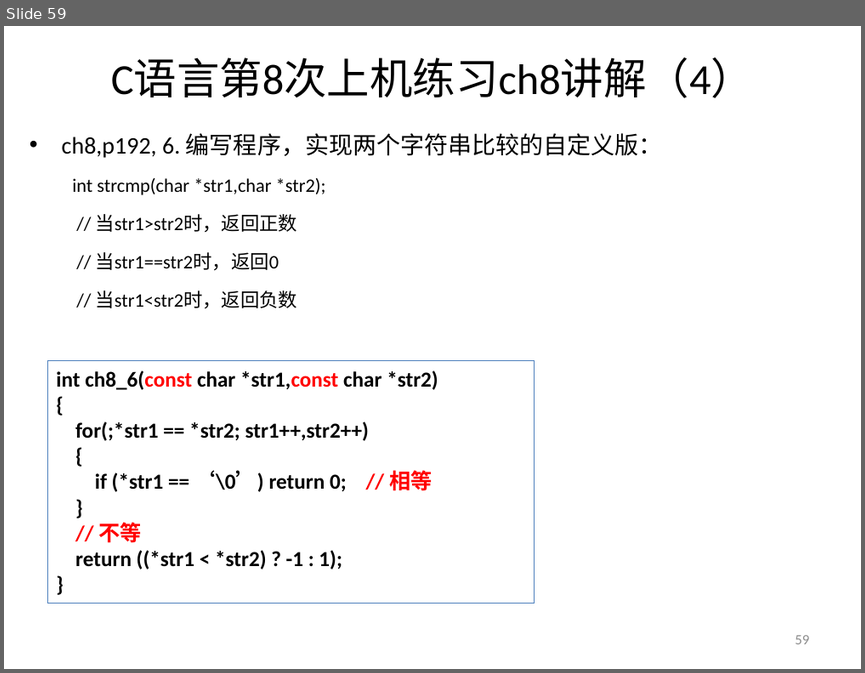
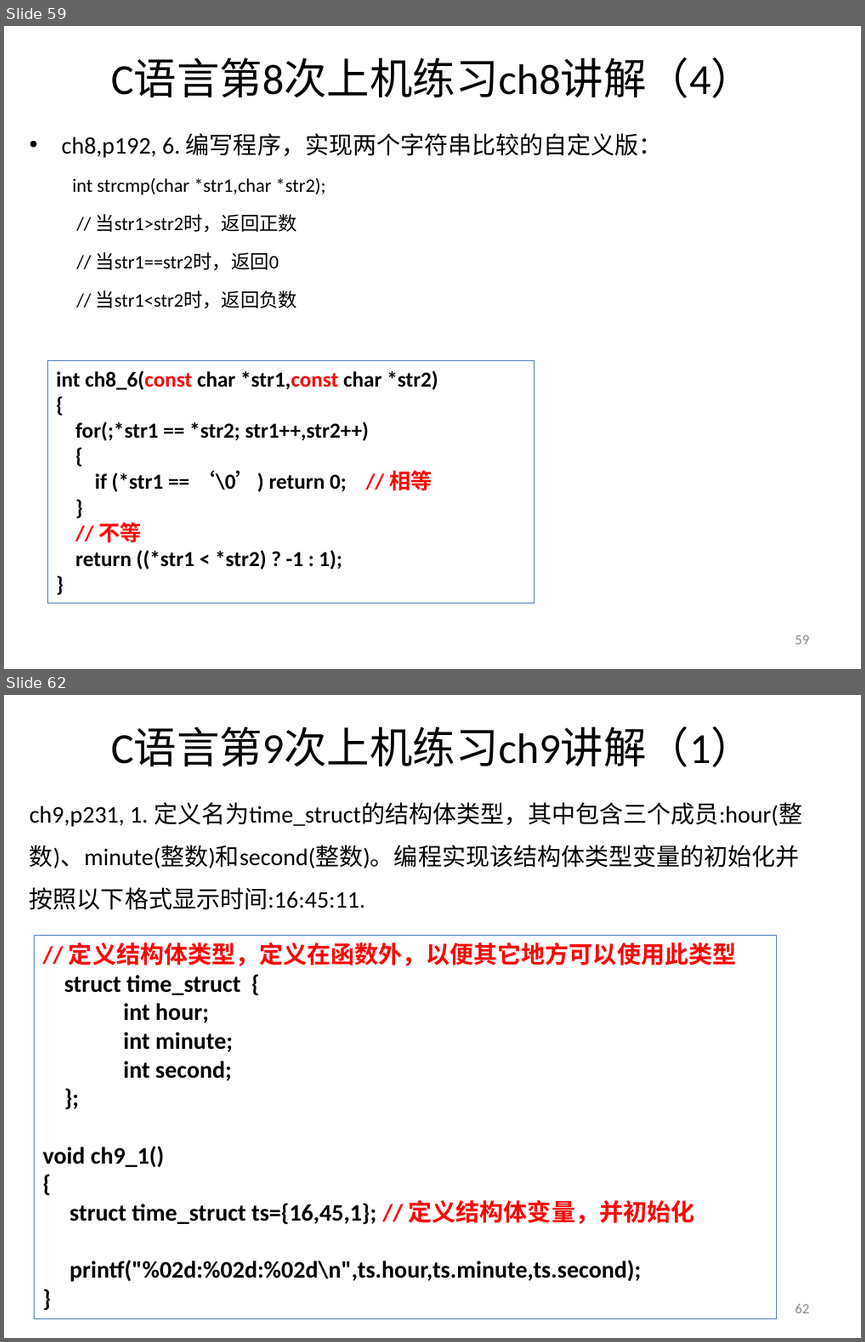
Before and after one commit to jtrfid/C-Repositories, a slide deck: 2016/上机安排.pptx. Shown one above the other, each under a label of ours: slide 59 before the commit, slides 59 and 62 after it; the slides between them are not shown. The pictures are 865x673 and 865x1342 pixels, drawn with LibreOffice and Linux fonts; fonts in the diff are those of the drawing. Boxes give left, top, right and bottom in pixels: in the first picture for what was removed or moved away, otherwise in the second. Text is boxed around its words. In the diff, an @@ line names an element or a change of style, - is before the commit and + after.

```diff
--- a/2016/上机安排.pptx
+++ b/2016/上机安排.pptx
@@ slide 62 added at box(4, 695, 861, 1338), background #FFFFFF @@
@@ title added at box(111, 727, 754, 767), 36 pt, text #000000 @@
+C语言第9次上机练习ch9讲解（1）
@@ text added at box(30, 802, 802, 910), 20 pt, text #000000 @@
+ch9,p231, 1. 定义名为time_struct的结构体类型，其中包含三个成员:hour(整数)、minute(整数)和second(整数)。编程实现该结构体类型变量的初始化并按照以下格式显示时间:16:45:11.
@@ rectangle added at box(34, 936, 776, 1320), outline #4F81BD 0.75 pt, 20 pt, text #000000, bold @@
+// 定义结构体类型，定义在函数外，以便其它地方可以使用此类型
+struct time_struct {
+int hour;
+int minute;
+int second;
+};
+void ch9_1()
+{
+struct time_struct ts={16,45,1}; // 定义结构体变量，并初始化
+printf("%02d:%02d:%02d\n",ts.hour,ts.minute,ts.second);
+}
@@ page number added at box(794, 1304, 809, 1313), 12 pt, text #8C8C8C @@
+62
```
Also in this commit, not shown: 1 slide changed, 8 other slides added, 4 other files.
